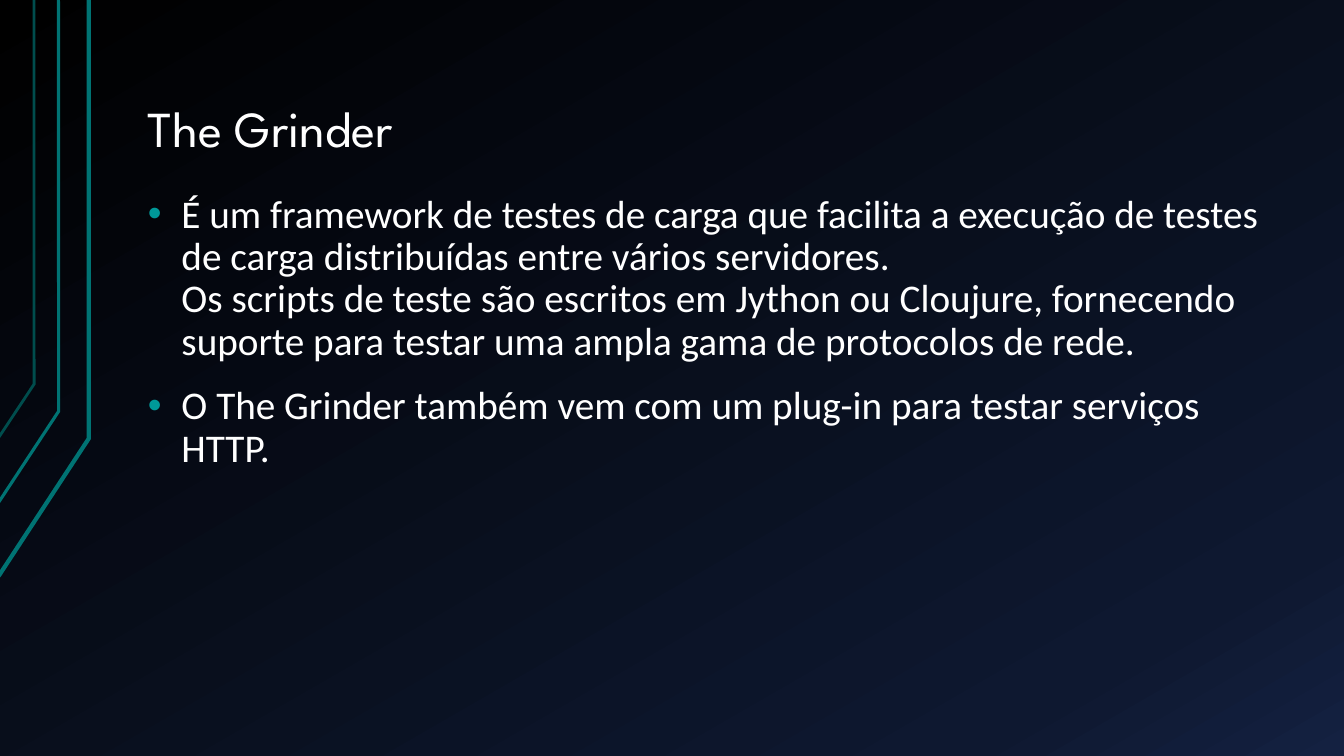
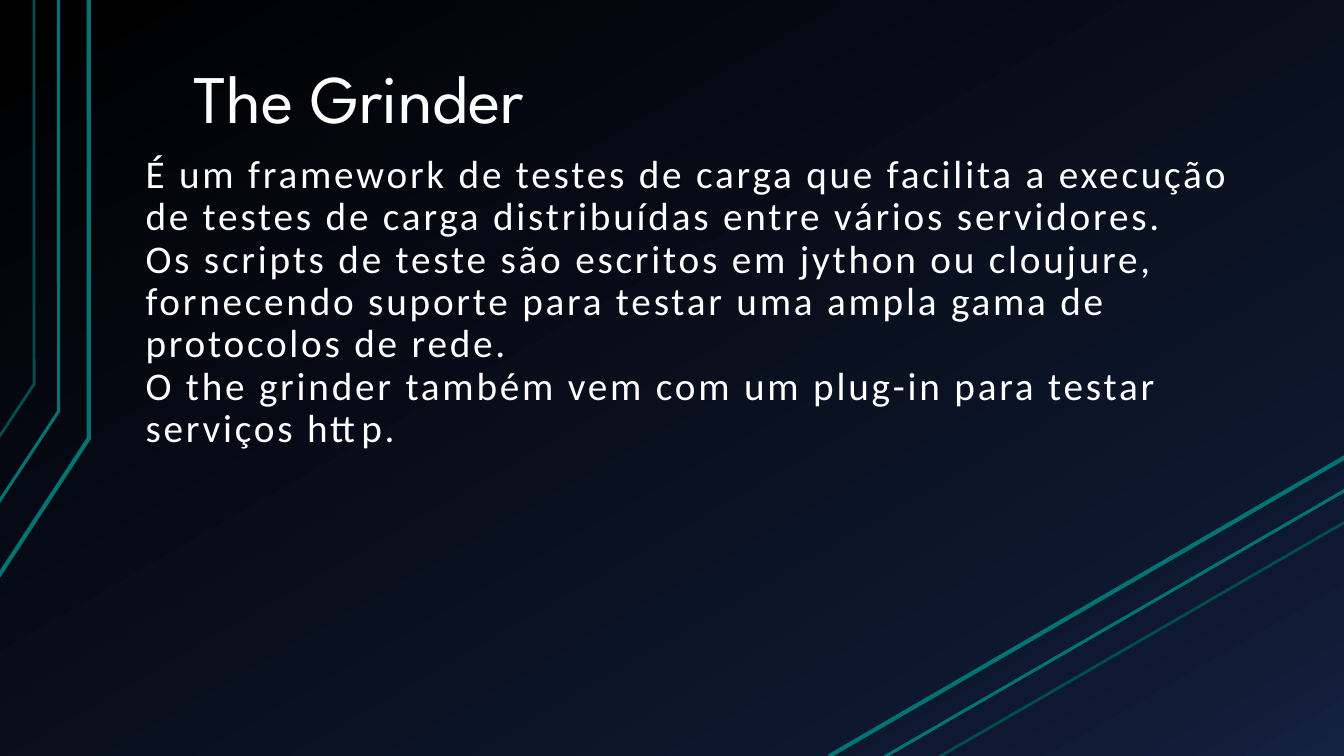
Before and after one commit to BrunoFelix/Restoran, a slide deck: slide 9 of Docs/Apresentação TSW.pptx. Drawn at 1344x756 pixels with LibreOffice and Linux fonts; fonts in the diff are those of the drawing. Boxes give left, top, right and bottom in pixels: in the first picture for what was removed or moved away, otherwise in the second. Text is boxed around its words. In the diff, an @@ line names an element or a change of style, - is before the commit and + after.

```diff
--- a/Docs/Apresentação TSW.pptx
+++ b/Docs/Apresentação TSW.pptx
@@ title "The Grinder": place and size @@
-title "The Grinder" at (148, 112, 393, 148)
+title "The Grinder" at (193, 76, 524, 124)
@@ title "The Grinder" at (193, 76, 524, 124): size 36 to 48.6 pt @@
@@ text at (146, 155, 1226, 449): text changed @@
-• É um framework de testes de carga que facilita a execução de testes de carga distribuídas entre vários servidores.
-  Os scripts de teste são escritos em Jython ou Cloujure, fornecendo suporte para testar uma ampla gama de protocolos de rede.
-• O The Grinder também vem com um plug-in para testar serviços HTTP.
+É um framework de testes de carga que facilita a execução de testes de carga distribuídas entre vários servidores.
+Os scripts de teste são escritos em jython ou cloujure, fornecendo suporte para testar uma ampla gama de protocolos de rede.
+O the grinder também vem com um plug-in para testar serviços http.
@@ line added from (829, 756) to (1344, 457), #007373 3 pt @@
@@ line added from (882, 756) to (1344, 490), #007373 2.25 pt @@
@@ line added from (939, 756) to (1344, 522), #007373 2 pt @@
```
Also in this commit, not shown: 4 other slides changed, 4 slides added, 1 slide removed.
